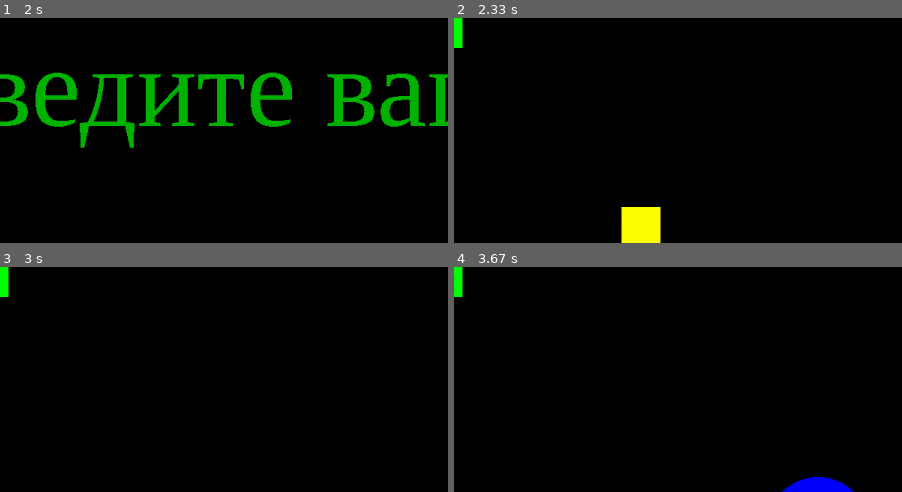
Above: before the commit, frames 1-4 (two rows, left to right).
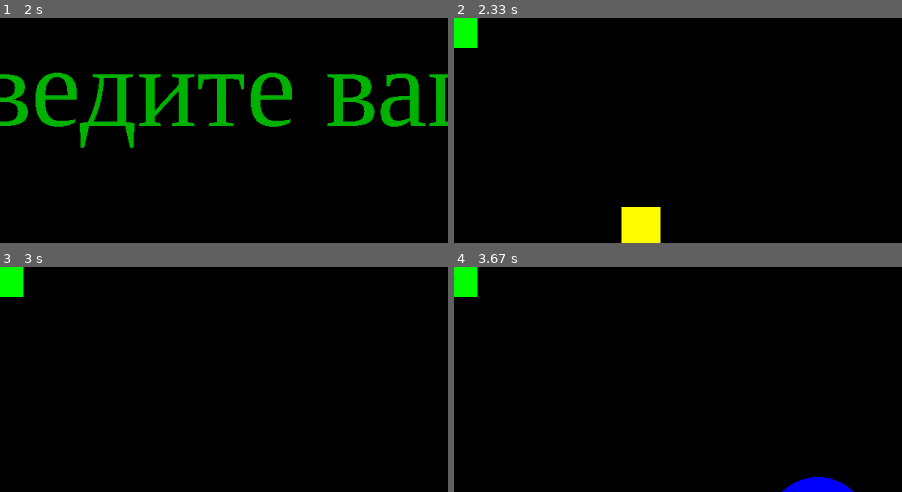
Above: after the commit, the same moments.

Repository: sarseniy/infa_2020_sarseniy
Game: pygame game, started from lab5/2_catch_me_v2.py
Same seed, same stepped clock (60 frames per second), same inputs: the game is played once before the commit and once after it.
Inputs (mouse positions are % of the whole screen's width and height, from its top left):
- Up to frame 1 (2 s): type "1 (at the terminal prompt)" at 0 s
- Up to frame 2 (2.33 s): no input
- Up to frame 3 (3 s): click (85, 41) at 2.38 s; click (29, 44) at 2.72 s
- Up to frame 4 (3.67 s): click (31, 87) at 3.05 s
The pictures show only the part of the screen within x 12-62%, y 0-50%; the shares and areas given below are measured in that part.

Frame 1 is identical in both runs. In frame 2, 0.5% of the frame differs, in the area x 1-6%, y 0-14%; in frame 3, 0.5%; in frame 4, 0.5%.

Commit message:
Игра модиицирована
Добавлен звук при попадании по шарику
Добавлена фоновая музыка
Модифицировано записывание рекордов

Diff:
--- a/lab2/paste.py
+++ b/lab2/paste.py
@@ -3,15 +3,15 @@
 import turtle as t
 def action():
     t.pendown()
-    t.forward(SIZE)
-    t.backward(SIZE)
-    t.left(45)
-    t.forward(SIZE * 2 ** 0.5)
-    t.left(45)
-    t.forward(SIZE)
+    for i in range(4):
+        t.forward(SIZE)
+        t.left(90)
     t.left(90)
     t.forward(SIZE)
+    t.right(45)
+    t.forward(DIAG)
+    t.backward(DIAG)
+    t.left(45)
+    t.backward(SIZE)
+    t.right(90)
     t.penup()
-    t.left(90)
-    t.forward(2 * SIZE)
-    t.left(90)
--- a/lab2/upr2_2.py
+++ b/lab2/upr2_2.py
@@ -1,7 +1,7 @@
 import turtle as t
 from turtle import Screen
 screen = Screen()
-SIZE = 30
+SIZE = 50
 DIAG = SIZE * 2 ** 0.5
 
 
--- a/lab5/2_catch_me_v2.py
+++ b/lab5/2_catch_me_v2.py
@@ -1,7 +1,17 @@
+import datetime
 import pygame
 from pygame.draw import *
+from pygame import mixer
 from random import randint
 from math import cos, pi, sin, radians
+from os import path
+
+pygame.mixer.init()
+snd_dir = path.join(path.normpath(path.dirname(__file__)), 'sounds')
+pop_sound1 = pygame.mixer.Sound(path.join(snd_dir, 'pop1.wav'))
+pop_sound2 = pygame.mixer.Sound(path.join(snd_dir, 'pop2.wav'))
+pop_sound3 = pygame.mixer.Sound(path.join(snd_dir, 'pop3.wav'))
+
 pygame.init()
 
 NUM = 3
@@ -20,7 +30,16 @@
 CYAN = (0, 255, 255)
 BLACK = (0, 0, 0)
 COLORS = [RED, BLUE, YELLOW, GREEN, MAGENTA, CYAN]
-
+TYPE = ['CIRCLE', 'SQUARE']
+
+
+mixer.init()
+music_dir = path.join(path.normpath(path.dirname(__file__)), 'sounds')
+mixer.music.load(path.join(music_dir, 'background.mp3'))
+mixer.music.set_volume(0.2)
+mixer.music.play(loops=50)
+
+count = 0
 f1 = pygame.font.SysFont('serif', 150)
 text2 = f1.render("Введите ваше имя", 0, (0, 180, 0))
 screen.blit(text2, (10, 10))
@@ -28,11 +47,22 @@
 new_name = input()
 pygame.time.delay(2000)
 screen.fill(BLACK)
+
+
 pygame.display.update()
 
-TYPE = ['CIRCLE', 'SQUARE']
-
-count = 0
+
+def play_sound():
+    """
+    Функция воспроизводит случайный звук при попадании по шарику
+    """
+    i = randint(1, 3)
+    if i == 1:
+        pop_sound1.play()
+    if i == 2:
+        pop_sound2.play()
+    if i == 3:
+        pop_sound3.play()
 
 
 def new_balls(num):
@@ -95,7 +125,7 @@
     :param points: текущее колличество очков
     Функция подсмотрена у https://github.com/Ivan-Ivashkin
     """
-    rect(screen, GREEN, (0, 0, 150, 40))
+    rect(screen, GREEN, (0, 0, 170, 40))
     my_font = pygame.font.Font(None, 50)
     string = "Счёт: " + str(points)
     if points < 0:
@@ -167,13 +197,13 @@
             if (x[i] - coord[0]) ** 2 + (y[i] - coord[1]) ** 2 <= r[i] ** 2:
                 count += 1
                 circle(screen, BLACK, (x[i], y[i]), r[i])
-
+                play_sound()
                 respawn_figure(i)
         if type[i] == 'SQUARE':
             if 0 <= coord[0] - x[i] <= r[i] and 0 <= coord[1] - y[i] <= r[i]:
                 count += 3
                 rect(screen, BLACK, (x[i], y[i], r[i], r[i]))
-
+                play_sound()
                 respawn_figure(i)
 
 
@@ -212,6 +242,8 @@
 results = []
 
 for line in old_records:
+    if line == '\n':
+        break
     line.rstrip()
     name, result = line.split(' ')
     names.append(name)
@@ -240,5 +272,9 @@
 
 for i in range(len(names)):
     print(names[i], results[i], file=new_records)
+print('\n', file=new_records)
+
+today = datetime.datetime.today()
+print('Last updated:', today.strftime("%Y-%m-%d-%H:%M:%S MSK"), file=new_records)
 
 new_records.close()
--- a/lab5/records.txt
+++ b/lab5/records.txt
@@ -1,11 +1,21 @@
+Арсений 1008
+Игнат 185
+Армен 160
+Илья 122
+Арина 91
 Иван 90
-Арсений 48
+Вася 63
 Стас 45
 Арсен 40
 Матвей 38
-Армен 29
+Ильяс 33
 Авраам 23
+Степан 20
 Ева 17
 Саша 15
-Игнат 14
+Калыван 7
 Влад 7
+Василий 3
+
+
+Last updated: 2020-10-13-13:34:06 MSK
Not shown, added: lab5/sounds/background.mp3
Not shown, added: lab5/sounds/pop1.wav
Not shown, added: lab5/sounds/pop2.wav
Not shown, added: lab5/sounds/pop3.wav
